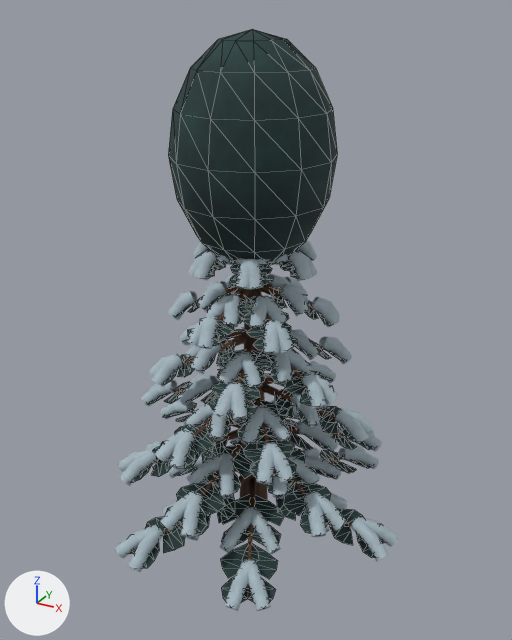
One commit to the glTF model godot/assets/models/prop_fir_2.glb: the scene before it, then after it.
Rendered twice from a 50 mm camera at (3.03, -5.46, 5.12) aimed at (0.05, -0.03, 2.41). Arrows for +X, +Y and +Z are at lower left; the lights stay in place. The first picture is the older version. Mesh edges are drawn as thin lines on the coarser meshes. Where no turn or scale is listed for an object, it has been applied to the vertices. Vertices at exactly the same position are counted once.

The first picture shows 'Fir_needles', 'Old_oak', 'Soft_windblown_snow'.
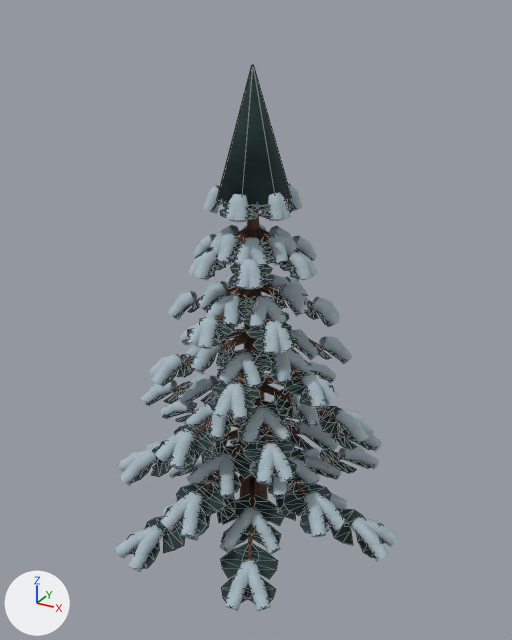
Location of each change, [x1, y1, x2, y2] in pixels of the pictures (512 x 640 px; the box of a moved part takes in the faces that stretch with it):
'Fir_needles', reshaped (6% shorter): before [128, 29, 385, 609]; after [128, 65, 385, 609]
part 1 of me_fir_needles_336, deleted: before [168, 29, 337, 266]
part 2 of me_fir_needles_336, moved or reshaped (not visible before): after [217, 65, 292, 206]

The change, as a diff of the scene's bpy script:
```diff
--- a/godot/assets/models/prop_fir_2.glb.py
+++ b/godot/assets/models/prop_fir_2.glb.py
@@ me_fir_needles_336 @@
 # used by ob_fir_needles; location = (0.0, 0.0, 0.0)
-me_fir_needles_336.from_pydata(...)  # 2633 vertices, 2224 faces; spans x -1.54..1.53, y -1.46..1.42, z 0.29..4.97
+me_fir_needles_336.from_pydata(...)  # 2534 vertices, 2040 faces; spans x -1.54..1.53, y -1.46..1.42, z 0.29..4.69
+# me_fir_needles_336 part 1: the loose piece of 97 vertices spanning x -0.74..0.74, y -0.74..0.74, z 2.94..4.97 is deleted
+# me_fir_needles_336 part 2
+# 8 vertices are removed from x -0.12..0.12, y -0.08..0.12, z 3.96..4.69
+# 28 faces are deleted
+# 4 vertices move from x -0.08..0.08, y -0.12..0.08, z 3.96 to x -0.22..0.31, y -0.34..0.27, z 3.59
+# 6 vertices are added at (0.0, -0.01, 4.69), (0.01, 0.0, 4.69), (0.0, 0.01, 4.69), (-0.34, 0.0, 3.59), (0.31, -0.15, 3.59), (0.08, 0.34, 3.59)
+# 24 new faces join them
 me_fir_needles_336.materials.append(mat_fir_needles)
```
